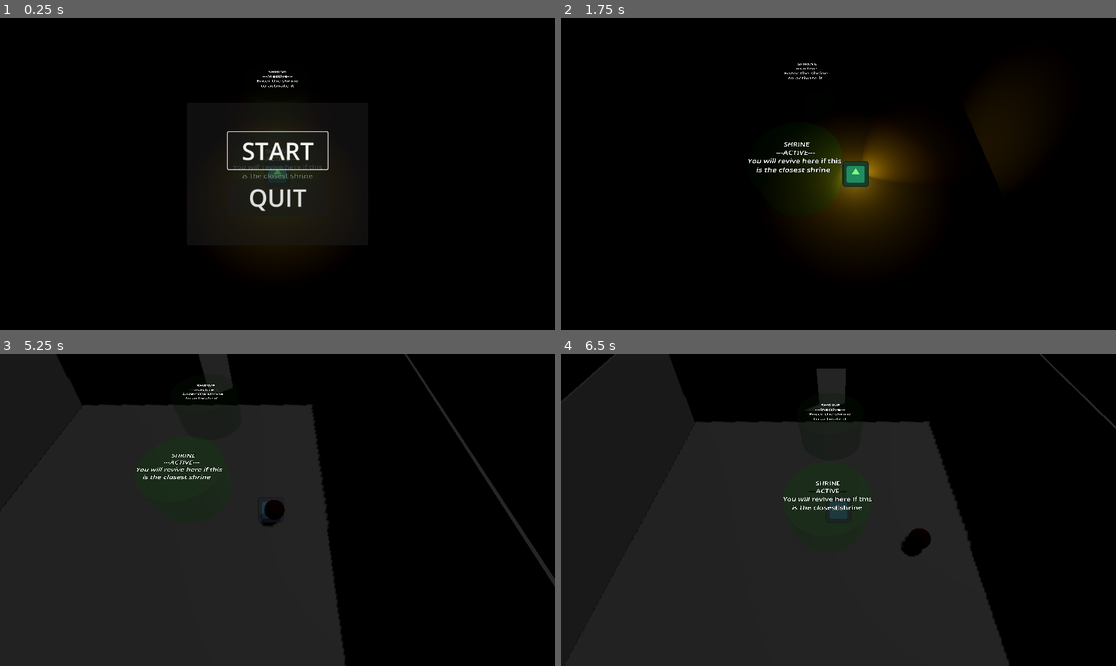
Above: before the commit, frames 1-4 (two rows, left to right).
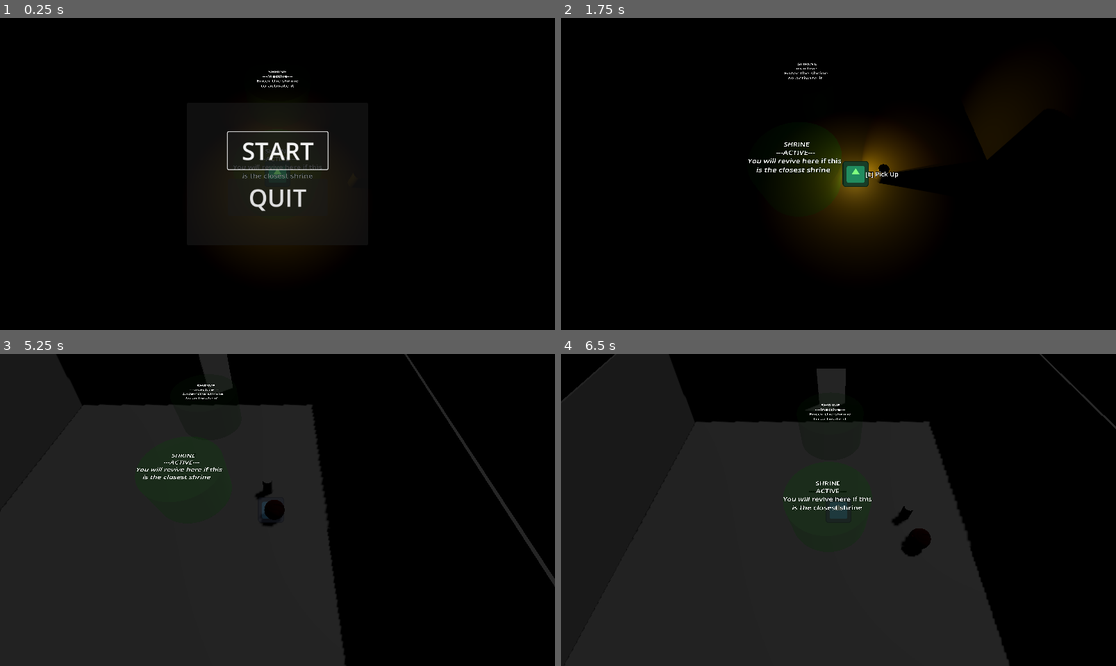
Above: after the commit, the same moments.

Repository: Rusty-Rat-Studios/dead-living-and-dying
Game: Godot game, scene res://game.tscn
Same seed, same stepped clock (60 frames per second), same inputs: the game is played once before the commit and once after it. The engine's default icon, where the game draws it, is replaced by a stand-in: a white triangle on a blue panel in a dark square.
Inputs (mouse positions are in pixels of both pictures, inside the frame that each line leads up to):
- Up to frame 1 (0.25 s): no input
- Up to frame 2 (1.75 s): click "START" at 0.5 s; tap Enter at 1.25 s; move the mouse to (960, 158) at 1.27 s; hold Right (ui_right) from 1.28 s (still down); tap E (interact) at 1.35 s; tap Keypad Enter (ui_accept) at 1.52 s
- Up to frame 3 (5.25 s): move the mouse to (166, 525) at 2.02 s; release Right (ui_right) at 2.03 s; hold Down (ui_down) 2.03-2.78 s; tap E (interact) at 2.1, 3.05, 3.6, 4.35 s; tap Keypad Enter (ui_accept) at 2.27, 3.77, 4.52 s; move the mouse to (333, 441) at 2.77 s; hold Right (ui_right) 2.78-3.53 s; tap Tab at 2.85, 5.1 s; move the mouse to (249, 572) at 3.52 s; hold Up (ui_up) 3.53-4.28 s; move the mouse to (444, 556) at 4.27 s; hold Left (ui_left) from 4.28 s (still down); move the mouse to (111, 463) at 5.02 s
- Up to frame 4 (6.5 s): tap Keypad Enter (ui_accept) at 5.27 s; tap E (interact) at 5.3, 5.85 s; move the mouse to (866, 510) at 5.77 s; release Left (ui_left) at 5.78 s; hold Down (ui_down) from 5.78 s (still down)

The runs differ from the first frame. In frame 2, 0.6% of the frame differs, in the area x 54-81%, y 40-55%; in frame 3, less than 0.1%; in frame 4, 0.1%.

Commit message:
Add key item and player pick up/drop actions

Diff:
--- a/autoloads/signal_bus.gd
+++ b/autoloads/signal_bus.gd
@@ -20,3 +20,6 @@
 @warning_ignore("unused_signal") signal consumed_shrine(shrine: Shrine)
 # emitted when player contacts their corpse in DEAD state
 @warning_ignore("unused_signal") signal player_revived(corpse_position: Vector3)
+
+# emitted by item when the player interacts to pick it up
+@warning_ignore("unused_signal") signal item_picked_up(item: Area3D)
--- a/game.tscn
+++ b/game.tscn
@@ -12,6 +12,7 @@
 [ext_resource type="PackedScene" uid="uid://web8bdry114l" path="res://map/shrine.tscn" id="11_6msjq"]
 [ext_resource type="PackedScene" uid="uid://cexvn2mosncly" path="res://map/wall_with_door.tscn" id="11_odxui"]
 [ext_resource type="PackedScene" uid="uid://bson3umirpot2" path="res://map/wall_without_door.tscn" id="12_5tnol"]
+[ext_resource type="PackedScene" uid="uid://lul6upy54h2m" path="res://items/key_item.tscn" id="12_tee81"]
 [ext_resource type="PackedScene" uid="uid://bcep1wbs2caas" path="res://possessable/possessable.tscn" id="13_66ase"]
 [ext_resource type="PackedScene" uid="uid://dic5onsop66y4" path="res://ui/game_menu.tscn" id="13_owhbc"]
 
@@ -85,6 +86,9 @@
 [node name="Shrine2" parent="World/RoomBottom" instance=ExtResource("11_6msjq")]
 transform = Transform3D(1, 0, 0, 0, 1, 0, 0, 0, 1, 0, 1, -6)
 
+[node name="KeyItem" parent="World/RoomBottom" instance=ExtResource("12_tee81")]
+transform = Transform3D(1, 0, 0, 0, 1, 0, 0, 0, 1, 4, 0.5, 0)
+
 [node name="RoomCenter" type="Node3D" parent="World"]
 transform = Transform3D(1, 0, 0, 0, 1, 0, 0, 0, 1, 0, 0, -20)
 script = ExtResource("10_uwref")
--- /dev/null
+++ b/items/key_item.gd
@@ -0,0 +1,72 @@
+extends Area3D
+
+
+# TODO: update and apply to relevant value
+# could be ghost aggression
+# could be player light range
+const DEBUFF_MODIFIER: float = 0.25
+
+# save starting position to reset to on player death
+@onready var starting_position: Vector3 = global_position
+# save starting room for item reset because the player
+# reparents the key item to its inventory when picked up
+@onready var starting_room: Room = get_parent()
+
+var picked_up: bool = false
+
+# Called when the node enters the scene tree for the first time.
+func _ready() -> void:
+	$PlayerDetector.body_entered.connect(_on_body_entered)
+	$Interactable.input_detected.connect(_on_interaction)
+
+	reset()
+
+
+func _process(_delta: float) -> void:
+	# TODO:
+	# slowly moves the key item towards its original position
+	# activated/deactivated when the key item is picked up or dropped
+	pass
+
+
+func reset() -> void:
+	$Interactable.inputs = ["interact"]
+	$Interactable.hide_message()
+	$Interactable.enabled = false
+	global_position = starting_position
+	picked_up = false
+	visible = true
+	if get_parent() != starting_room:
+		self.reparent(starting_room)
+
+
+func pick_up() -> void:
+	# adds itself as a child to the parent node
+	# to be called by the player, passing its inventory
+	SignalBus.item_picked_up.emit(self)
+	picked_up = true
+	visible = false
+
+
+func drop() -> void:
+	# TODO: replace with enabling _process to "creep"
+	# the key item back towards its starting location
+	reset()
+
+
+func _on_body_entered(_body: Node3D) -> void:
+	# no node check required as collision mask is layer PLAYER
+	if PlayerHandler.get_player_state() != "Dead":
+		$Interactable.display_message("[E] Pick Up")
+		$Interactable.enabled = true
+
+
+func _on_body_exited(_body: Node3D) -> void:
+	# no node check required as collision mask is layer PLAYER
+	$Interactable.hide_message()
+	$Interactable.enabled = false
+
+
+func _on_interaction(input_name: String) -> void:
+	if input_name == "interact":
+		pick_up()
--- /dev/null
+++ b/items/key_item.tscn
@@ -0,0 +1,36 @@
+[gd_scene load_steps=6 format=3 uid="uid://lul6upy54h2m"]
+
+[ext_resource type="Script" path="res://items/key_item.gd" id="1_p2mkc"]
+[ext_resource type="PackedScene" uid="uid://cnbim08e5mqrn" path="res://ui/interactable.tscn" id="2_coemn"]
+
+[sub_resource type="CylinderMesh" id="CylinderMesh_hhsiw"]
+top_radius = 0.25
+bottom_radius = 0.25
+height = 1.0
+
+[sub_resource type="CylinderShape3D" id="CylinderShape3D_ntm00"]
+height = 1.0
+radius = 0.25
+
+[sub_resource type="SphereShape3D" id="SphereShape3D_rjr4u"]
+radius = 1.0
+
+[node name="KeyItem" type="Area3D"]
+collision_layer = 16
+collision_mask = 0
+script = ExtResource("1_p2mkc")
+
+[node name="MeshInstance3D" type="MeshInstance3D" parent="."]
+mesh = SubResource("CylinderMesh_hhsiw")
+
+[node name="CollisionShape3D" type="CollisionShape3D" parent="."]
+shape = SubResource("CylinderShape3D_ntm00")
+
+[node name="Interactable" parent="." instance=ExtResource("2_coemn")]
+
+[node name="PlayerDetector" type="Area3D" parent="."]
+collision_layer = 0
+collision_mask = 2
+
+[node name="CollisionShape3D" type="CollisionShape3D" parent="PlayerDetector"]
+shape = SubResource("SphereShape3D_rjr4u")
--- /dev/null
+++ b/player/inventory.gd
@@ -0,0 +1,11 @@
+extends Node
+
+var items: Array = []
+
+func add_item(item: Node3D) -> void:
+	#items.append(item)
+	add_child(item)
+
+
+func remove_item(item: Node3D) -> void:
+	items.remove_at(items.find(item))
--- a/player/player.gd
+++ b/player/player.gd
@@ -63,6 +63,8 @@
 
 	SignalBus.activated_shrine.connect(_on_activated_shrine)
 	SignalBus.consumed_shrine.connect(_on_consumed_shrine)
+
+	SignalBus.item_picked_up.connect(_on_item_picked_up)
 
 	joystick_timer.timeout.connect(_on_joystick_timer_timeout)
 
@@ -249,6 +251,13 @@
 	active_shrines.remove_at(active_shrines.find(shrine))
 
 
+func _on_item_picked_up(item: Node3D) -> void:
+	# reparent node as a child to player inventory
+	item.reparent($Inventory)
+	# ensure item position is directly on player
+	item.position = Vector3.ZERO
+
+
 func _on_joystick_timer_timeout() -> void:
 	# get joystick input
 	var input_dir: Vector2 = Focus.input_get_vector(
--- a/player/player.tscn
+++ b/player/player.tscn
@@ -1,13 +1,17 @@
-[gd_scene load_steps=6 format=3 uid="uid://mt6b5vxmupgn"]
+[gd_scene load_steps=8 format=3 uid="uid://mt6b5vxmupgn"]
 
 [ext_resource type="Script" path="res://player/player.gd" id="1_ndccg"]
 [ext_resource type="Shape3D" uid="uid://d140c2qk5hbt2" path="res://player/player_collision_shape.tres" id="2_a56u6"]
-[ext_resource type="Texture2D" uid="uid://cey8vsju0vbgx" path="res://icon.svg" id="2_goh7u"]
+[ext_resource type="Texture2D" uid="uid://cecm7qkppnbxb" path="res://icon.svg" id="2_goh7u"]
 [ext_resource type="Script" path="res://player/camera.gd" id="4_mmf56"]
+[ext_resource type="Script" path="res://player/inventory.gd" id="5_qc2k4"]
 
 [sub_resource type="CapsuleShape3D" id="CapsuleShape3D_3bb63"]
 radius = 0.804186
 height = 2.35874
+
+[sub_resource type="SphereShape3D" id="SphereShape3D_1mqr3"]
+radius = 1.0
 
 [node name="Player" type="CharacterBody3D"]
 collision_layer = 6
@@ -55,3 +59,13 @@
 
 [node name="CollisionShape3D" type="CollisionShape3D" parent="DamageDetector"]
 shape = SubResource("CapsuleShape3D_3bb63")
+
+[node name="Inventory" type="Node" parent="."]
+script = ExtResource("5_qc2k4")
+
+[node name="ItemDetector" type="Area3D" parent="."]
+collision_layer = 0
+collision_mask = 16
+
+[node name="CollisionShape3D" type="CollisionShape3D" parent="ItemDetector"]
+shape = SubResource("SphereShape3D_1mqr3")
--- a/player/state_dead.gd
+++ b/player/state_dead.gd
@@ -12,6 +12,11 @@
 	SignalBus.player_hurt.connect(_on_player_hurt)
 	SignalBus.player_revived.connect(_on_player_revived)
 	SignalBus.player_state_changed.emit("Dead")
+
+	# drop key item if player is carrying it
+	var key_item: Node3D = parent.get_node_or_null("Inventory/KeyItem")
+	if key_item:
+		key_item.drop()
 
 	move_to_shrine()
 
Not shown: 1 places in game.tscn that only renumber resources
